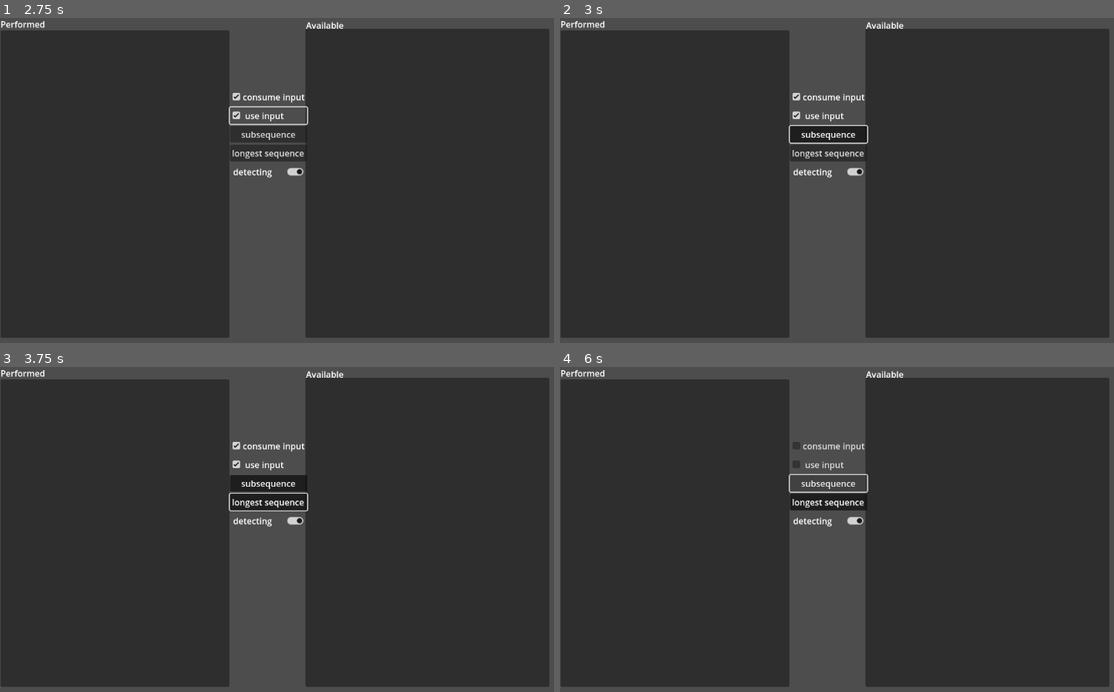
Above: before the commit, frames 1-4 (two rows, left to right).
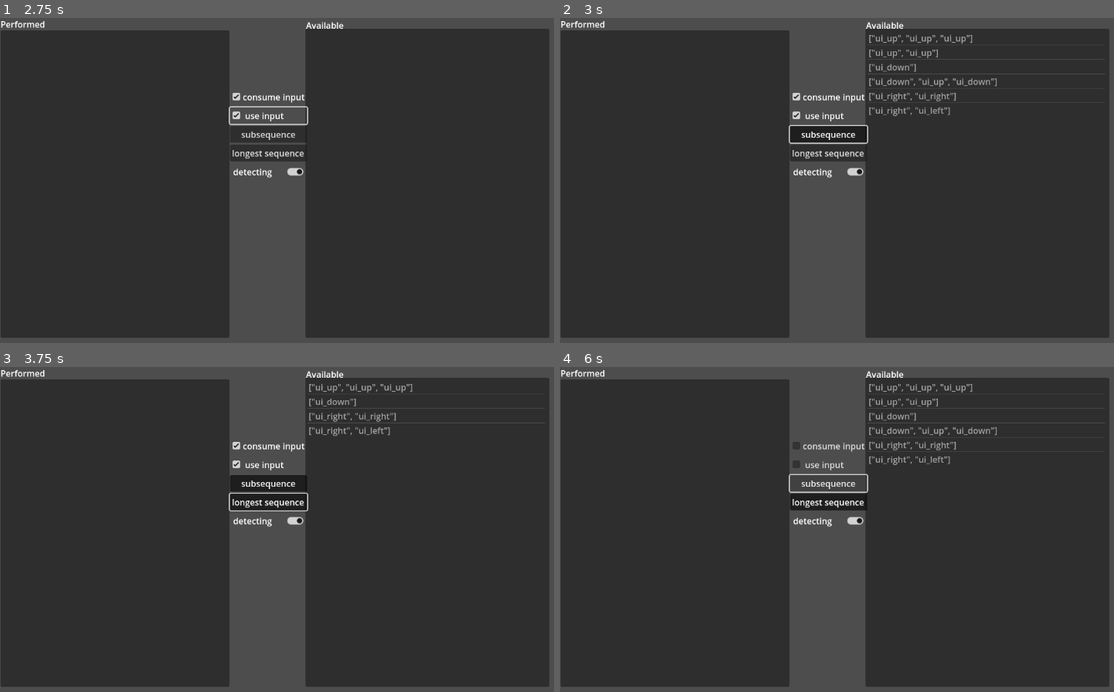
Above: after the commit, the same moments.

Repository: hilfazer/godot-projects
Game: Godot game, scene res://Control.tscn
Two runs of this game, one before a commit and one after it. Both use one fixed random seed, a clock stepped at 60 frames per second and the inputs below.
Inputs:
- Up to frame 1 (2.75 s): click "detecting" at 0.5 s; click "consume input" at 1.25 s; click "use input" at 2 s
- Up to frame 2 (3 s): click "subsequence" at 2.75 s
- Up to frame 3 (3.75 s): click "longest sequence" at 3.5 s
- Up to frame 4 (6 s): click "consume input" at 4.25 s; click "use input" at 5 s; click "subsequence" at 5.75 s

Frame 1 is identical in both runs. In frame 2, 0.9% of the frame differs, in the area x 55-99%, y 5-31%; in frame 3, 0.6%; in frame 4, 0.9%.
Error before the commit: Invalid type in function 'setConsumingInput' in base 'Node (SubsequenceDetector.gd)'. Cannot convert argument 1 from Signal to bool. (res://Control.gd:40)
Error after the commit: Assertion failed. (res://SubsequenceDetector.gd:13)

Commit message:
pressed -> button_pressed

Diff:
--- a/godot4/InputSequences/Control.gd
+++ b/godot4/InputSequences/Control.gd
@@ -37,12 +37,12 @@
 
 	m_detector.connect("sequenceDetected", Callable(self, "onSequenceDetected"))
 
-	m_detector.setConsumingInput( $"DetectorButtons/CheckBoxConsume".pressed )
+	m_detector.setConsumingInput( $"DetectorButtons/CheckBoxConsume".button_pressed )
 	$"DetectorButtons/CheckBoxConsume".toggled.connect( \
 		Callable(m_detector, "setConsumingInput") )
 
-	if $"DetectorButtons/CheckEnabled".pressed:
-		m_detector.enable( $"DetectorButtons/CheckBoxInputType".pressed )
+	if $"DetectorButtons/CheckEnabled".button_pressed:
+		m_detector.enable( $"DetectorButtons/CheckBoxInputType".button_pressed )
 	else:
 		m_detector.disable()
 
@@ -70,6 +70,6 @@
 		return
 
 	if pressed:
-		m_detector.enable( $"DetectorButtons/CheckBoxInputType".pressed )
+		m_detector.enable( $"DetectorButtons/CheckBoxInputType".button_pressed )
 	else:
 		m_detector.disable()
